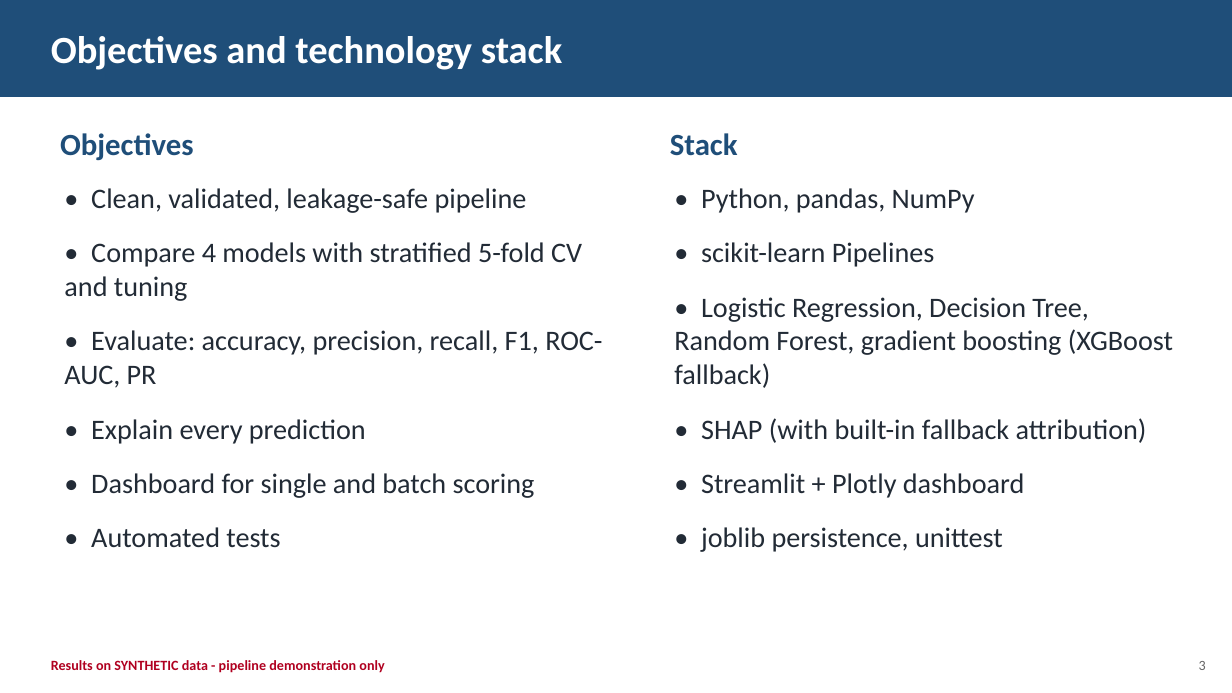
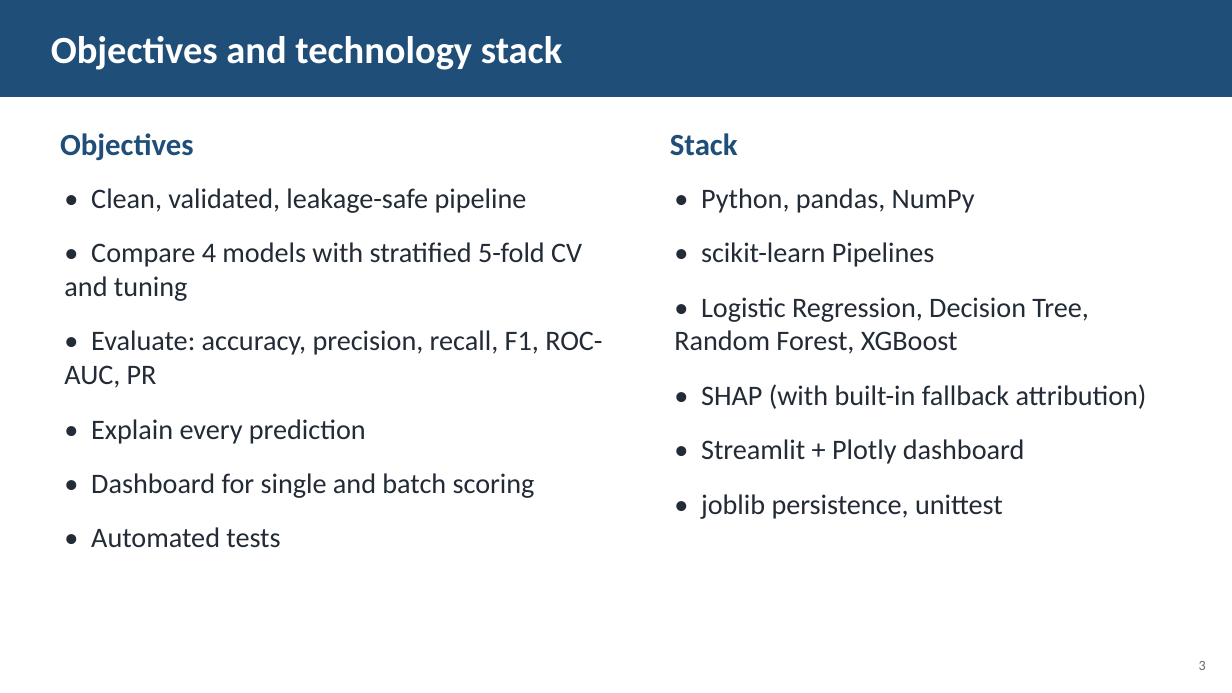
Before and after one commit to SubhankarMishra5/churn-guard-ai, a slide deck: slide 3 of reports/ChurnGuard_AI_Presentation.pptx. Drawn at 1232x693 pixels with LibreOffice and Linux fonts; fonts in the diff are those of the drawing. Boxes give left, top, right and bottom in pixels: in the first picture for what was removed or moved away, otherwise in the second. Text is boxed around its words. In the diff, an @@ line names an element or a change of style, - is before the commit and + after.

Commit message:
Results on real IBM Telco dataset

```diff
--- a/reports/ChurnGuard_AI_Presentation.pptx
+++ b/reports/ChurnGuard_AI_Presentation.pptx
@@ text at box(674, 297, 1088, 354): text changed @@
-• Logistic Regression, Decision Tree, Random Forest, gradient boosting (XGBoost fallback)
+• Logistic Regression, Decision Tree, Random Forest, XGBoost
@@ text removed at box(51, 660, 384, 673) @@
-Results on SYNTHETIC data - pipeline demonstration only
```
Also in this commit, not shown: 9 other slides changed, 21 other files.
